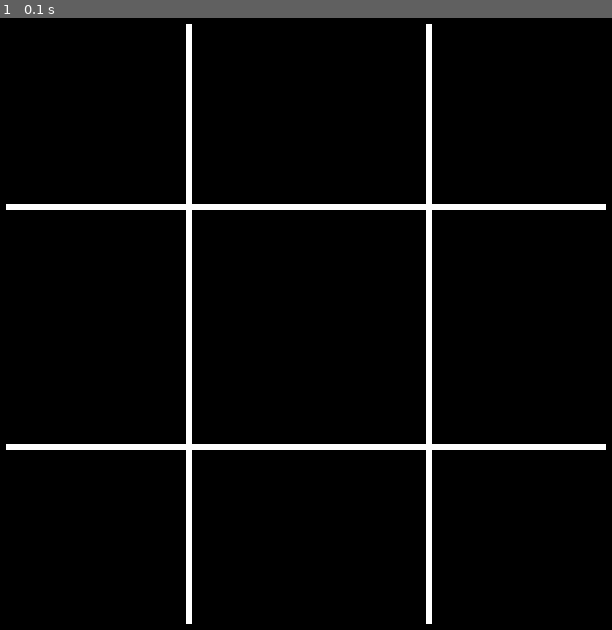
Above: before the commit, frame 1.
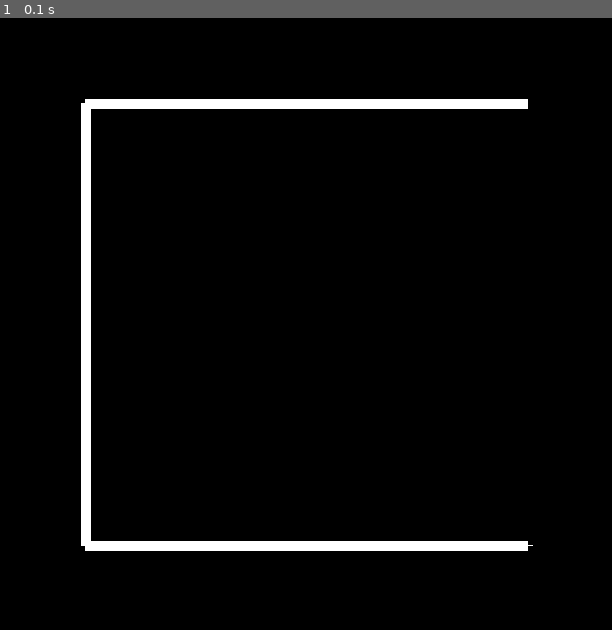
Above: after the commit, the same moment.

Repository: SaulRuizS/Tictactoe
Game: pygame game, started from tictactoe_python.py
The game is run twice, just before and just after one commit, with the same random seed, the same clock (stepped at 60 frames per second) and the same inputs.
Inputs:
- Up to frame 1 (0.1 s): no input

The runs differ from the first frame. In frame 1, 7.1% of the frame differs, in the area x 0-100%, y 0-100%.

Commit message:
Grid lines minor changes

Diff:
--- a/tictactoe_python.py
+++ b/tictactoe_python.py
@@ -1,21 +1,24 @@
 # Example file showing a basic pygame "game loop"
 #import os
 import pygame
+from grid import Grid
 
 # pygame setup
 pygame.init()
-screenHeight = 720
-screenWidth = 720
-screen = pygame.display.set_mode((screenWidth, screenHeight))
+SCREEN_HEIGHT = 720
+SCREEN_WIDTH = 720
+screen = pygame.display.set_mode((SCREEN_WIDTH, SCREEN_HEIGHT))
 clock = pygame.time.Clock()
 running = True
 
-lineLength = 600
-lineWidth = 6
-padding = 240
+line_length = SCREEN_HEIGHT * 0.8
+line_width = 10
+padding = (SCREEN_HEIGHT * 0.2) - (line_width/2)
 #leftPadding = 240
-topPadding = 60
+#top_padding = 60
 #spaceOfLines = 50
+
+grid_color = pygame.Color(255,255,255)
 
 while running:
     # poll for events
@@ -29,10 +32,29 @@
 
     # RENDER YOUR GAME HERE
 
-    pygame.draw.rect(screen, pygame.Color(255,255,255), pygame.Rect((screenWidth-(padding)), (0+(topPadding)), lineWidth, lineLength), 6)
-    pygame.draw.rect(screen, pygame.Color(255,255,255), pygame.Rect((0+(padding)), (0+(topPadding)), lineWidth, lineLength), 6)
-    pygame.draw.rect(screen, pygame.Color(255,255,255), pygame.Rect(( (screenHeight/2) - (lineLength/2) ), (0+(padding)), lineLength, lineWidth), 6)
-    pygame.draw.rect(screen, pygame.Color(255,255,255), pygame.Rect(( (screenHeight/2) - (lineLength/2) ), (screenHeight-(padding)), lineLength, lineWidth), 6)
+    #LEFT GRID LINE
+    pygame.draw.line(screen, grid_color,(0+padding,0+padding), (SCREEN_WIDTH-padding, 0+padding), line_width)
+
+    #RIGHT GRID LINE
+    pygame.draw.line(screen, grid_color,(0+padding,SCREEN_HEIGHT-padding), (SCREEN_WIDTH-padding, SCREEN_HEIGHT-padding), line_width)
+
+    #TOP GRID LINE
+    pygame.draw.line(screen, grid_color,(0+padding,0+padding), (0+padding, SCREEN_HEIGHT-padding), line_width)
+
+    #BOTTOM GRID LINE
+    pygame.draw.line(screen, grid_color,(SCREEN_WIDTH-padding,SCREEN_WIDTH-padding), (SCREEN_WIDTH-padding, SCREEN_HEIGHT-padding), line_width)
+
+    #LEFT GRID LINE
+    #pygame.draw.rect(screen, grid_color, pygame.Rect((0+(padding)), (0+(padding)), line_width, line_length), 6)
+
+    #RIGHT GRID LINE
+    #pygame.draw.rect(screen, grid_color, pygame.Rect((SCREEN_WIDTH-(padding)), (0+(padding)), line_width, line_length), 6)
+
+    #TOP GRID LINE
+    #pygame.draw.rect(screen, grid_color, pygame.Rect(( (SCREEN_HEIGHT/2) - (line_length/2) ), (0+(padding)), line_length, line_width), 6)
+
+    #BOTTOM GRID LINE
+    #pygame.draw.rect(screen, grid_color, pygame.Rect(( (SCREEN_HEIGHT/2) - (line_length/2) ), (SCREEN_HEIGHT-(padding)), line_length, line_width), 6)
 
 
     # flip() the display to put your work on screen
